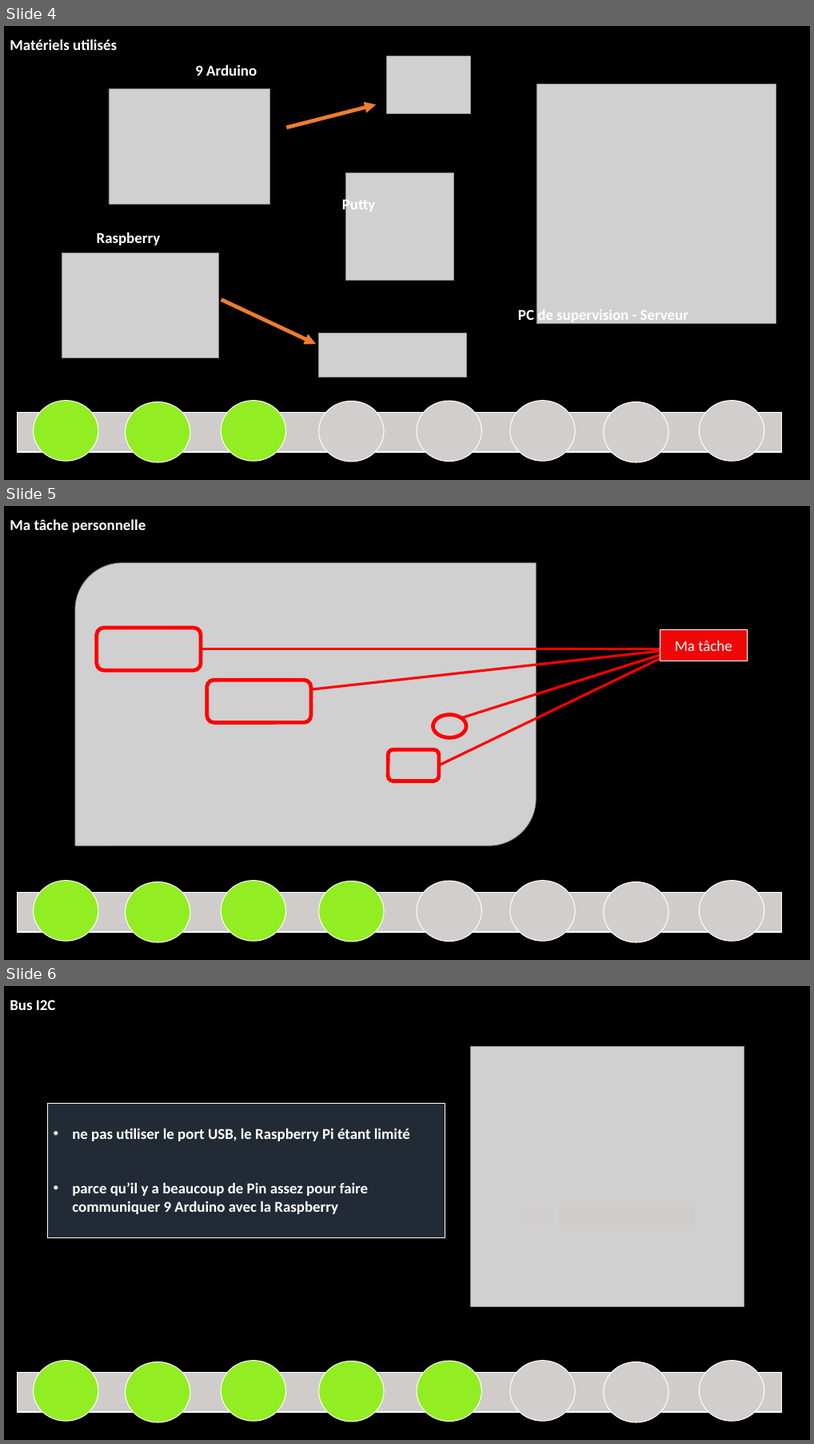
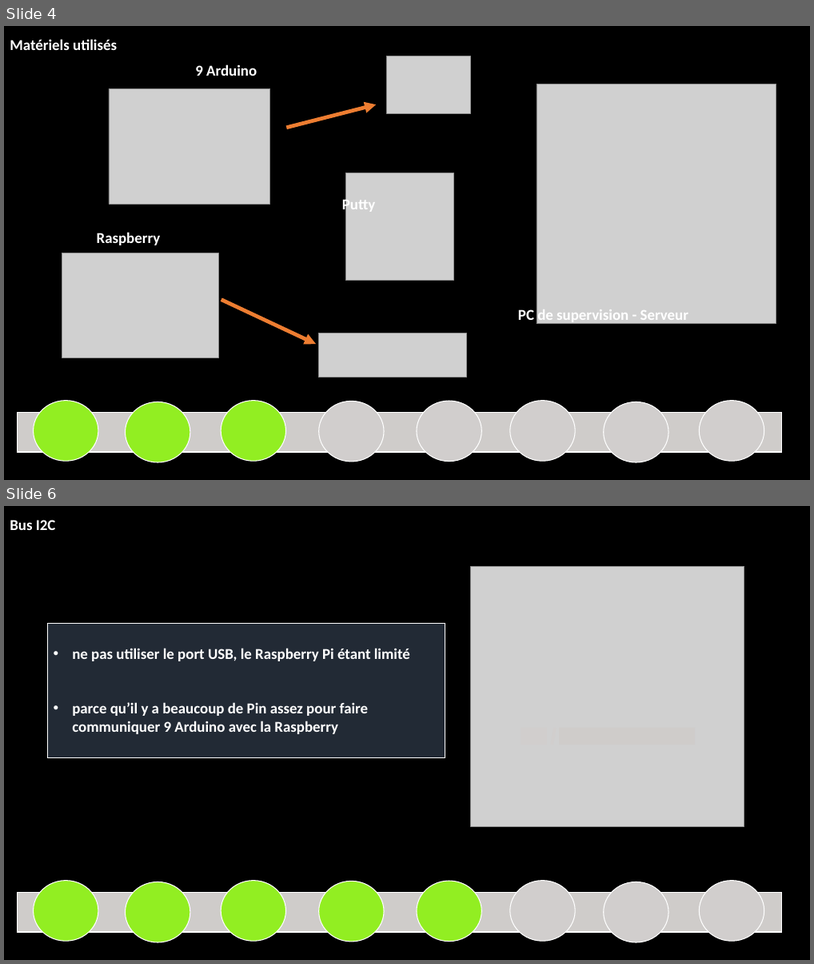
Before and after one commit to corentin-breny/Systeme_Escape_Game_13emePorte, a slide deck: Etudiants/Constantin/Constantin.MInos.RDPno1.pptx. Shown one above the other, each under a label of ours: slides 4, 5 and 6 before the commit, slides 4 and 6 after it; the slides between them are not shown. The pictures are 814x1444 and 814x964 pixels, drawn with LibreOffice and Linux fonts; fonts in the diff are those of the drawing; grey boxes stand for pictures; background and template pictures are left out. Boxes give left, top, right and bottom in pixels: in the first picture for what was removed or moved away, otherwise in the second. Text is boxed around its words. In the diff, an @@ line names an element or a change of style, - is before the commit and + after.

```diff
--- a/Etudiants/Constantin/Constantin.MInos.RDPno1.pptx
+++ b/Etudiants/Constantin/Constantin.MInos.RDPno1.pptx
@@ slide 5 removed at [4, 506, 810, 960], background picture (left out) @@
@@ rectangle removed at [4, 506, 810, 960] @@
@@ text removed at [10, 519, 146, 532] @@
-Ma tâche personnelle
@@ picture removed at [75, 563, 536, 845] @@
@@ rounded rectangle removed at [97, 628, 201, 670] @@
@@ line removed from (201, 648) to (680, 648) @@
@@ line removed from (310, 689) to (680, 648) @@
@@ line removed from (439, 765) to (680, 649) @@
@@ line removed from (462, 718) to (680, 648) @@
@@ rectangle removed at [660, 630, 748, 661] @@
-Ma tâche
@@ rounded rectangle removed at [207, 680, 311, 722] @@
@@ ellipse removed at [434, 715, 466, 738] @@
@@ rounded rectangle removed at [388, 749, 439, 780] @@
@@ ellipse removed at [33, 880, 98, 941] @@
@@ ellipse removed at [125, 882, 190, 942] @@
@@ ellipse removed at [221, 880, 286, 941] @@
@@ ellipse removed at [319, 881, 385, 941] @@
@@ ellipse removed at [417, 880, 482, 941] @@
@@ ellipse removed at [510, 880, 576, 941] @@
@@ ellipse removed at [604, 882, 670, 942] @@
@@ ellipse removed at [700, 880, 765, 941] @@
@@ rectangle removed at [18, 892, 782, 932] @@
```
Also in this commit, not shown: 1 slide changed, 1 slide added.
